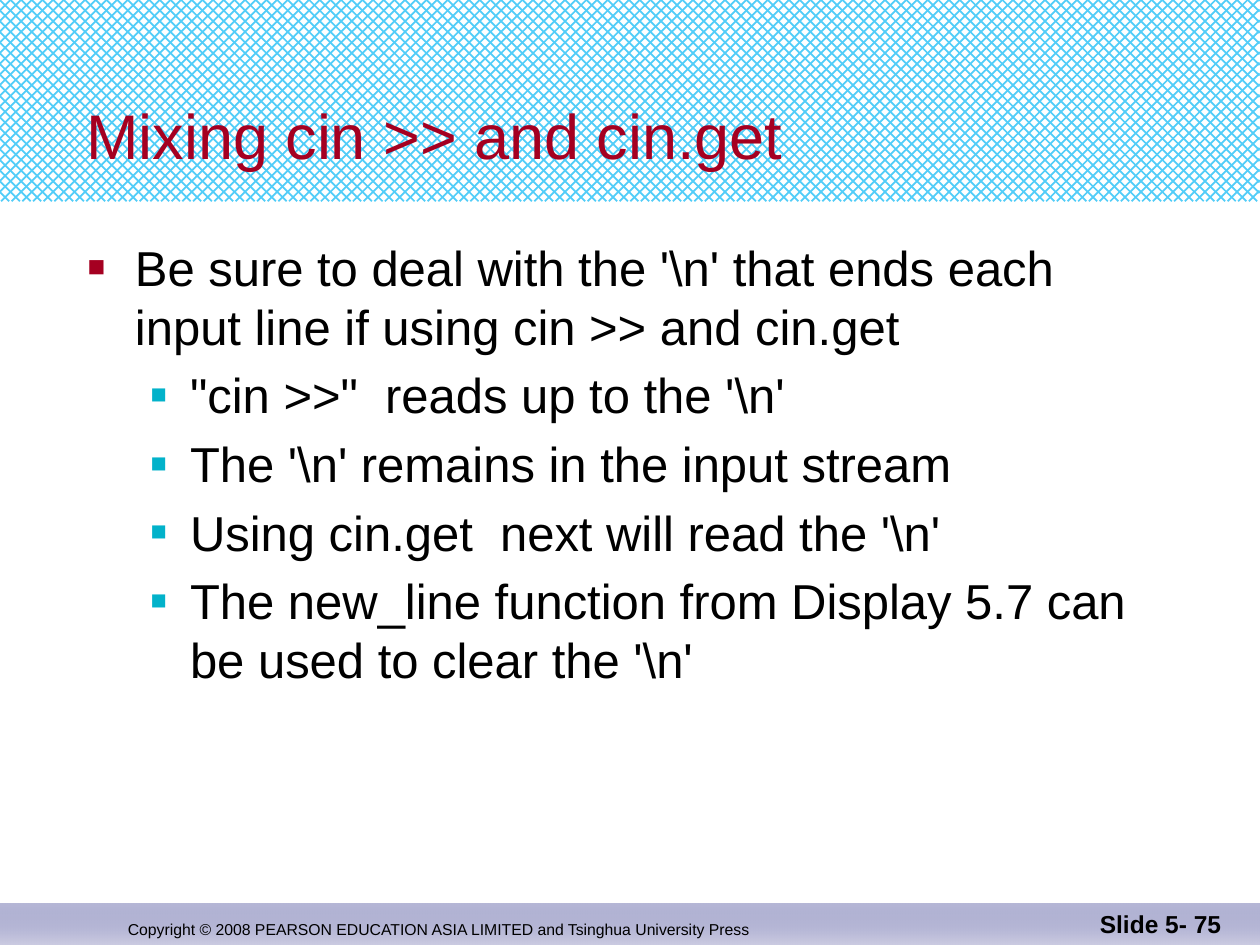
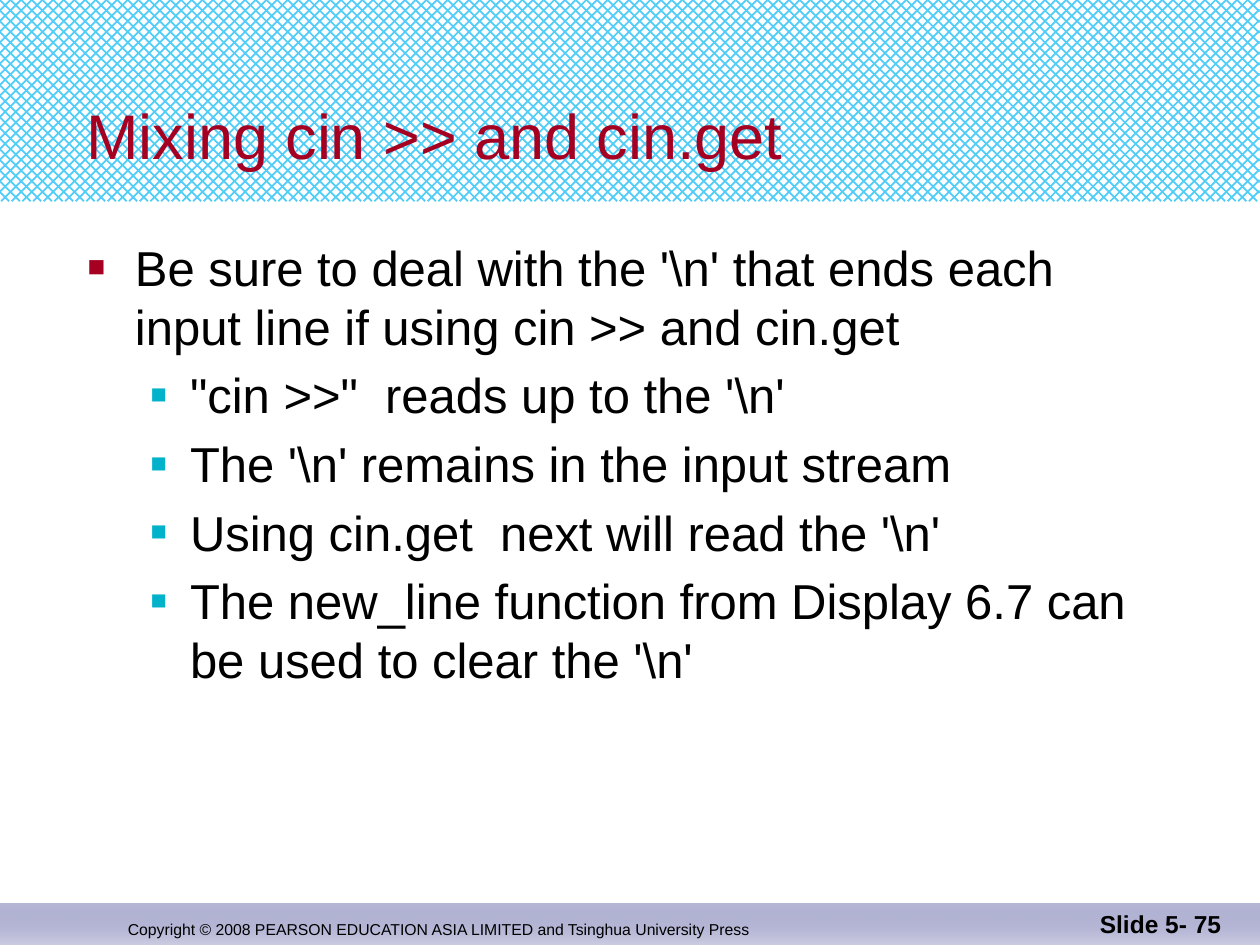
Before and after one commit to djuanbei/CPLUSPLUS, a slide deck: slide 75 of ppt/Chapter 6.pptx. Drawn at 1260x945 pixels with LibreOffice and Linux fonts; fonts in the diff are those of the drawing. Boxes give left, top, right and bottom in pixels: in the first picture for what was removed or moved away, otherwise in the second. Text is boxed around its words. In the diff, an @@ line names an element or a change of style, - is before the commit and + after.

```diff
--- a/ppt/Chapter 6.pptx
+++ b/ppt/Chapter 6.pptx
@@ text at (190, 583, 1126, 679): text changed @@
-  ■ The new_line function from Display 5.7 can
-    be used to clear the '\n'
+  ■ The new_line function from Display 6.7 can
+    be used to clear the '\n'
```
Also in this commit, not shown: 5 other slides changed, 7 other files.
